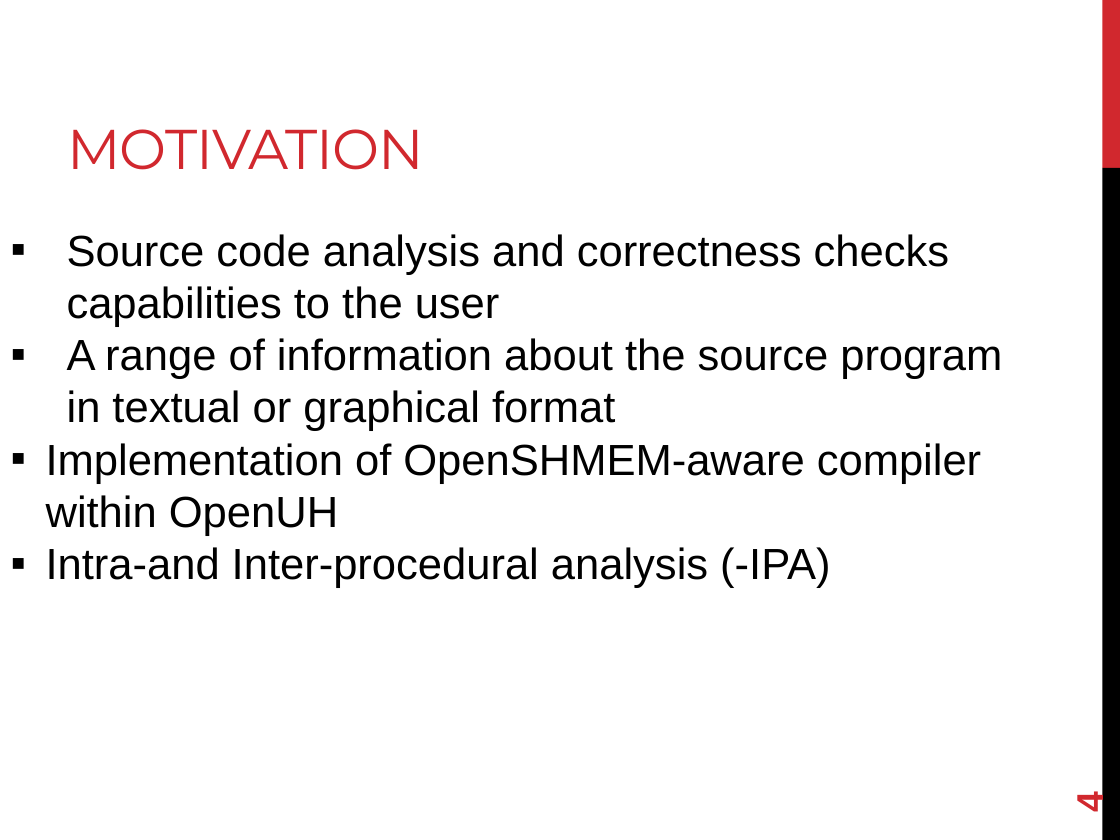
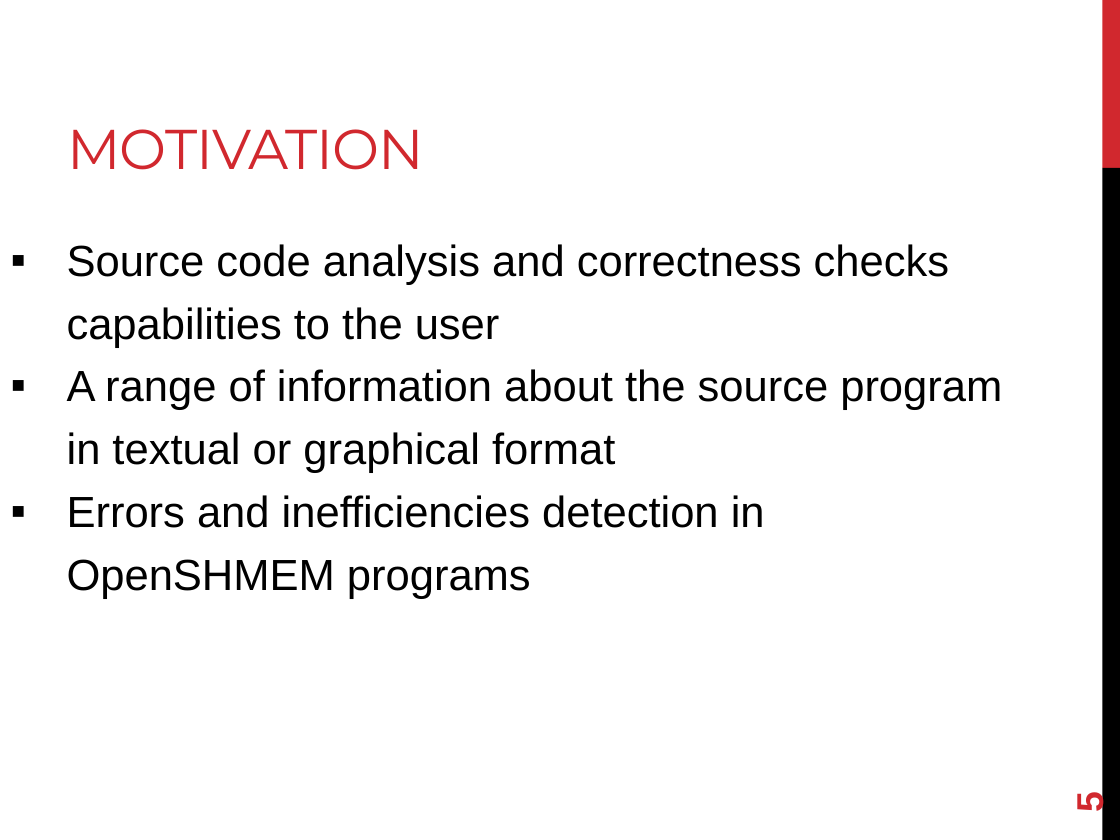
Before and after one commit to openshmem-org/sc14-tutorial, a slide deck: slide 5 of PGAS-Analyzer.pptx (slide 4 before the commit). Drawn at 1120x840 pixels with LibreOffice and Linux fonts; fonts in the diff are those of the drawing. Boxes give left, top, right and bottom in pixels: in the first picture for what was removed or moved away, otherwise in the second. Text is boxed around its words. In the diff, an @@ line names an element or a change of style, - is before the commit and + after.

```diff
--- a/PGAS-Analyzer.pptx
+++ b/PGAS-Analyzer.pptx
@@ text at bbox=[67, 244, 1002, 473]: line spacing 1 to 1.2 @@
@@ text at bbox=[67, 495, 765, 599]: text changed @@
-▪ Implementation of OpenSHMEM-aware compiler within OpenUH
-▪ Intra-and Inter-procedural analysis (-IPA)
+▪ Errors and inefficiencies detection in OpenSHMEM programs
@@ page number at bbox=[1069, 794, 1111, 813]: text changed @@
-4
+5
```
Also in this commit, not shown: 2 other slides changed, 2 slides added, 1 slide removed.
